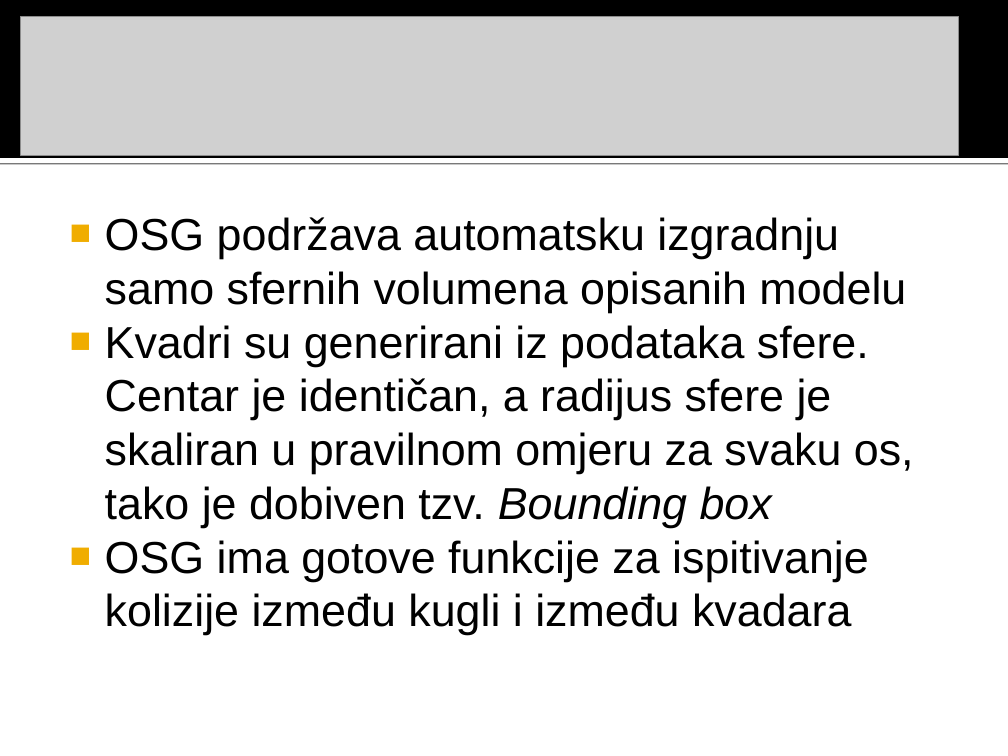
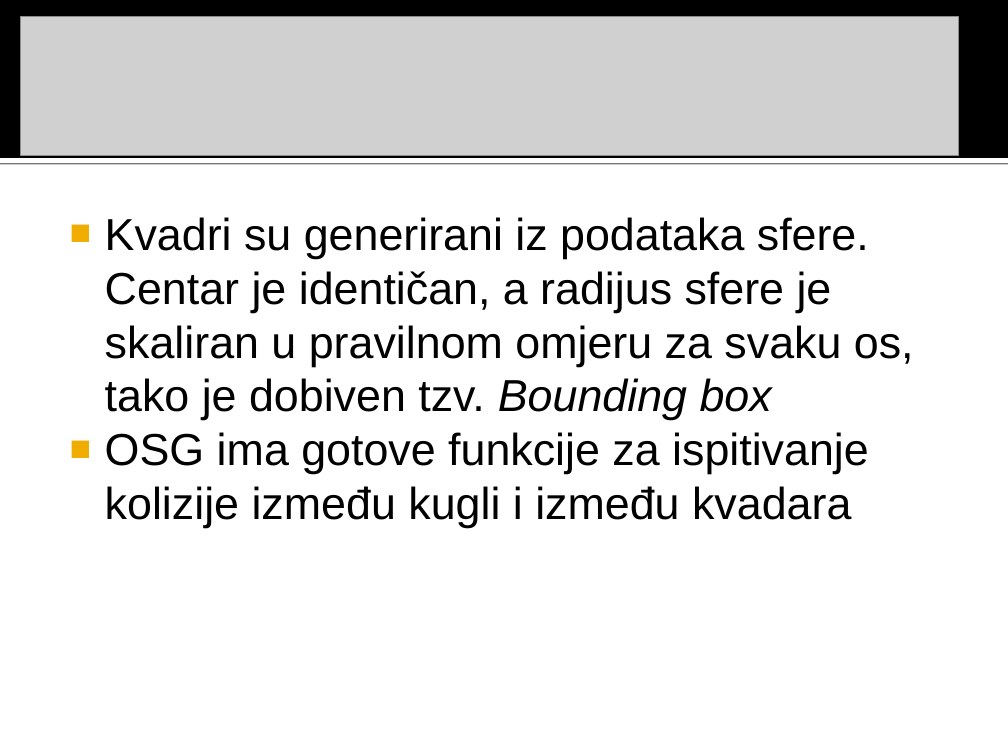
Before and after one commit to MarioVolarevic/projekt-irg-2011, a slide deck: slide 8 of Prezentacija/FERmula 1.ppt. Drawn at 1008x756 pixels with LibreOffice and Linux fonts; fonts in the diff are those of the drawing; grey boxes stand for pictures. Boxes give left, top, right and bottom in pixels: in the first picture for what was removed or moved away, otherwise in the second. Text is boxed around its words. In the diff, an @@ line names an element or a change of style, - is before the commit and + after.

Commit message:
- malo promijenio jedan slajd

```diff
--- a/Prezentacija/FERmula 1.ppt
+++ b/Prezentacija/FERmula 1.ppt
@@ text at bbox=[105, 217, 906, 313]: paragraph removed @@
-■ OSG podržava automatsku izgradnju samo sfernih volumena opisanih modelu
```
